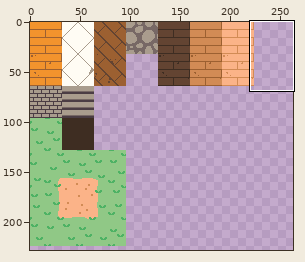
Two versions of one pixel-art file, godot/res/sprites/tilesets/ground.aseprite. Above, an overview of the earlier version with the close-up marked.
Close-up. Earlier state:
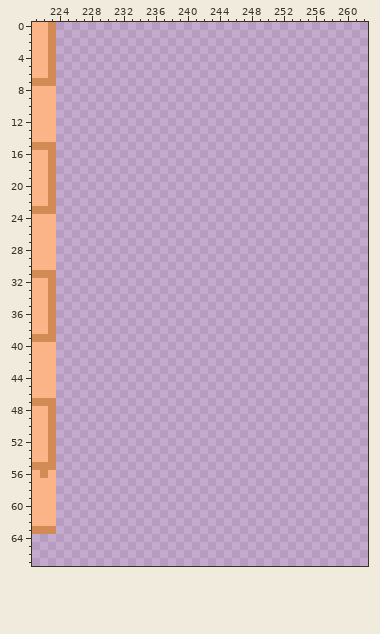
320x320 pixels, 1 frame. Shown: x 221..262, y 0..67. The wide view leaves out empty margins.
And afterwards:
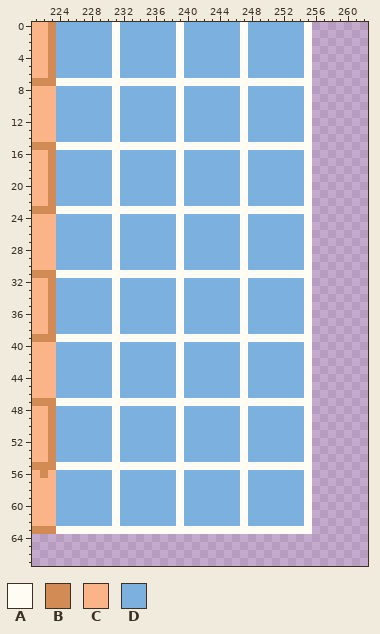
Palette (. is transparent): A #fffcf4  B #d28b55  C #fbb388  D #7bb0df
Edits made:
@@ x 221..262 @@
- 0 CCB.......................................
- 1 CCB.......................................
- 2 CCB.......................................
- 3 CCB.......................................
- 4 CCB.......................................
- 5 CCB.......................................
- 6 CCB.......................................
- 7 BBB.......................................
- 8 CCC.......................................
- 9 CCC.......................................
-10 CCC.......................................
-11 CCC.......................................
-12 CCC.......................................
-13 CCC.......................................
-14 CCC.......................................
-15 BBB.......................................
-16 CCB.......................................
-17 CCB.......................................
-18 CCB.......................................
-19 CCB.......................................
-20 CCB.......................................
-21 CCB.......................................
-22 CCB.......................................
-23 BBB.......................................
-24 CCC.......................................
-25 CCC.......................................
-26 CCC.......................................
-27 CCC.......................................
-28 CCC.......................................
-29 CCC.......................................
-30 CCC.......................................
-31 BBB.......................................
-32 CCB.......................................
-33 CCB.......................................
-34 CCB.......................................
-35 CCB.......................................
-36 CCB.......................................
-37 CCB.......................................
-38 CCB.......................................
-39 BBB.......................................
-40 CCC.......................................
-41 CCC.......................................
-42 CCC.......................................
-43 CCC.......................................
-44 CCC.......................................
-45 CCC.......................................
-46 CCC.......................................
-47 BBB.......................................
-48 CCB.......................................
-49 CCB.......................................
-50 CCB.......................................
-51 CCB.......................................
-52 CCB.......................................
-53 CCB.......................................
-54 CCB.......................................
-55 BBB.......................................
-56 CBC.......................................
-57 CCC.......................................
-58 CCC.......................................
-59 CCC.......................................
-60 CCC.......................................
-61 CCC.......................................
-62 CCC.......................................
-63 BBB.......................................
+ 0 CCBDDDDDDDADDDDDDDADDDDDDDADDDDDDDA.......
+ 1 CCBDDDDDDDADDDDDDDADDDDDDDADDDDDDDA.......
+ 2 CCBDDDDDDDADDDDDDDADDDDDDDADDDDDDDA.......
+ 3 CCBDDDDDDDADDDDDDDADDDDDDDADDDDDDDA.......
+ 4 CCBDDDDDDDADDDDDDDADDDDDDDADDDDDDDA.......
+ 5 CCBDDDDDDDADDDDDDDADDDDDDDADDDDDDDA.......
+ 6 CCBDDDDDDDADDDDDDDADDDDDDDADDDDDDDA.......
+ 7 BBBAAAAAAAAAAAAAAAAAAAAAAAAAAAAAAAA.......
+ 8 CCCDDDDDDDADDDDDDDADDDDDDDADDDDDDDA.......
+ 9 CCCDDDDDDDADDDDDDDADDDDDDDADDDDDDDA.......
+10 CCCDDDDDDDADDDDDDDADDDDDDDADDDDDDDA.......
+11 CCCDDDDDDDADDDDDDDADDDDDDDADDDDDDDA.......
+12 CCCDDDDDDDADDDDDDDADDDDDDDADDDDDDDA.......
+13 CCCDDDDDDDADDDDDDDADDDDDDDADDDDDDDA.......
+14 CCCDDDDDDDADDDDDDDADDDDDDDADDDDDDDA.......
+15 BBBAAAAAAAAAAAAAAAAAAAAAAAAAAAAAAAA.......
+16 CCBDDDDDDDADDDDDDDADDDDDDDADDDDDDDA.......
+17 CCBDDDDDDDADDDDDDDADDDDDDDADDDDDDDA.......
+18 CCBDDDDDDDADDDDDDDADDDDDDDADDDDDDDA.......
+19 CCBDDDDDDDADDDDDDDADDDDDDDADDDDDDDA.......
+20 CCBDDDDDDDADDDDDDDADDDDDDDADDDDDDDA.......
+21 CCBDDDDDDDADDDDDDDADDDDDDDADDDDDDDA.......
+22 CCBDDDDDDDADDDDDDDADDDDDDDADDDDDDDA.......
+23 BBBAAAAAAAAAAAAAAAAAAAAAAAAAAAAAAAA.......
+24 CCCDDDDDDDADDDDDDDADDDDDDDADDDDDDDA.......
+25 CCCDDDDDDDADDDDDDDADDDDDDDADDDDDDDA.......
+26 CCCDDDDDDDADDDDDDDADDDDDDDADDDDDDDA.......
+27 CCCDDDDDDDADDDDDDDADDDDDDDADDDDDDDA.......
+28 CCCDDDDDDDADDDDDDDADDDDDDDADDDDDDDA.......
+29 CCCDDDDDDDADDDDDDDADDDDDDDADDDDDDDA.......
+30 CCCDDDDDDDADDDDDDDADDDDDDDADDDDDDDA.......
+31 BBBAAAAAAAAAAAAAAAAAAAAAAAAAAAAAAAA.......
+32 CCBDDDDDDDADDDDDDDADDDDDDDADDDDDDDA.......
+33 CCBDDDDDDDADDDDDDDADDDDDDDADDDDDDDA.......
+34 CCBDDDDDDDADDDDDDDADDDDDDDADDDDDDDA.......
+35 CCBDDDDDDDADDDDDDDADDDDDDDADDDDDDDA.......
+36 CCBDDDDDDDADDDDDDDADDDDDDDADDDDDDDA.......
+37 CCBDDDDDDDADDDDDDDADDDDDDDADDDDDDDA.......
+38 CCBDDDDDDDADDDDDDDADDDDDDDADDDDDDDA.......
+39 BBBAAAAAAAAAAAAAAAAAAAAAAAAAAAAAAAA.......
+40 CCCDDDDDDDADDDDDDDADDDDDDDADDDDDDDA.......
+41 CCCDDDDDDDADDDDDDDADDDDDDDADDDDDDDA.......
+42 CCCDDDDDDDADDDDDDDADDDDDDDADDDDDDDA.......
+43 CCCDDDDDDDADDDDDDDADDDDDDDADDDDDDDA.......
+44 CCCDDDDDDDADDDDDDDADDDDDDDADDDDDDDA.......
+45 CCCDDDDDDDADDDDDDDADDDDDDDADDDDDDDA.......
+46 CCCDDDDDDDADDDDDDDADDDDDDDADDDDDDDA.......
+47 BBBAAAAAAAAAAAAAAAAAAAAAAAAAAAAAAAA.......
+48 CCBDDDDDDDADDDDDDDADDDDDDDADDDDDDDA.......
+49 CCBDDDDDDDADDDDDDDADDDDDDDADDDDDDDA.......
+50 CCBDDDDDDDADDDDDDDADDDDDDDADDDDDDDA.......
+51 CCBDDDDDDDADDDDDDDADDDDDDDADDDDDDDA.......
+52 CCBDDDDDDDADDDDDDDADDDDDDDADDDDDDDA.......
+53 CCBDDDDDDDADDDDDDDADDDDDDDADDDDDDDA.......
+54 CCBDDDDDDDADDDDDDDADDDDDDDADDDDDDDA.......
+55 BBBAAAAAAAAAAAAAAAAAAAAAAAAAAAAAAAA.......
+56 CBCDDDDDDDADDDDDDDADDDDDDDADDDDDDDA.......
+57 CCCDDDDDDDADDDDDDDADDDDDDDADDDDDDDA.......
+58 CCCDDDDDDDADDDDDDDADDDDDDDADDDDDDDA.......
+59 CCCDDDDDDDADDDDDDDADDDDDDDADDDDDDDA.......
+60 CCCDDDDDDDADDDDDDDADDDDDDDADDDDDDDA.......
+61 CCCDDDDDDDADDDDDDDADDDDDDDADDDDDDDA.......
+62 CCCDDDDDDDADDDDDDDADDDDDDDADDDDDDDA.......
+63 BBBAAAAAAAAAAAAAAAAAAAAAAAAAAAAAAAA.......
 64 ..........................................
Where, in picture pixels (left, top, right, bottom), the same in both close-ups:
added: (56, 22, 312, 534)
